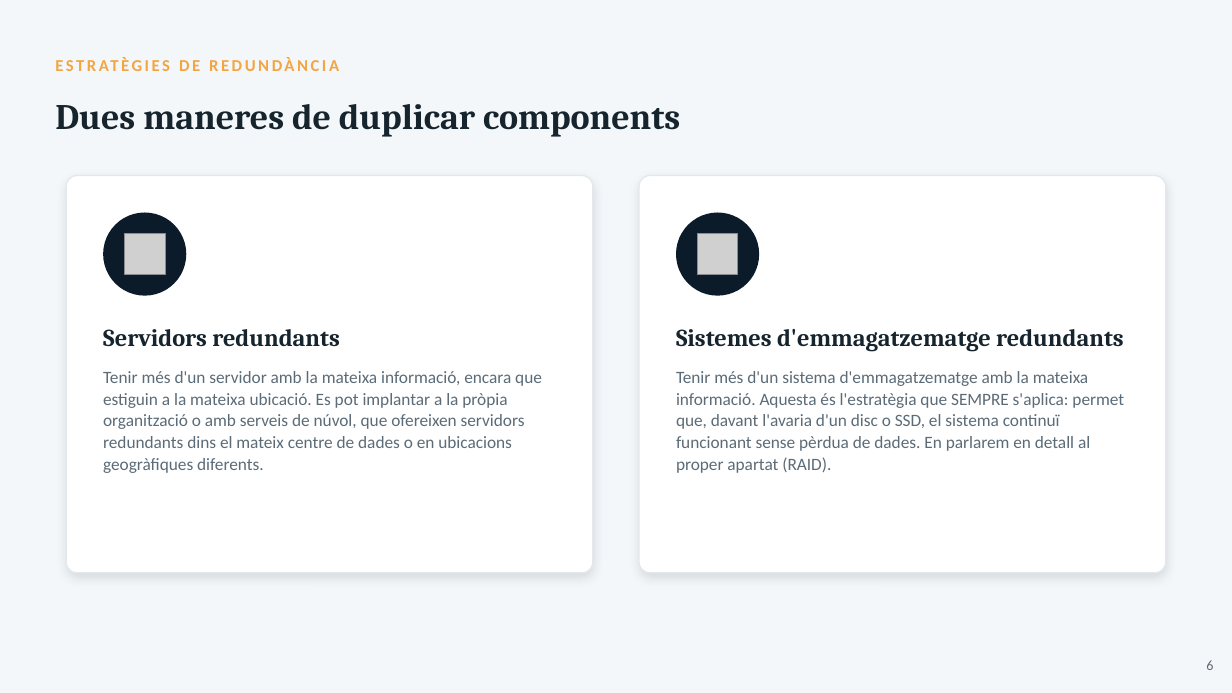
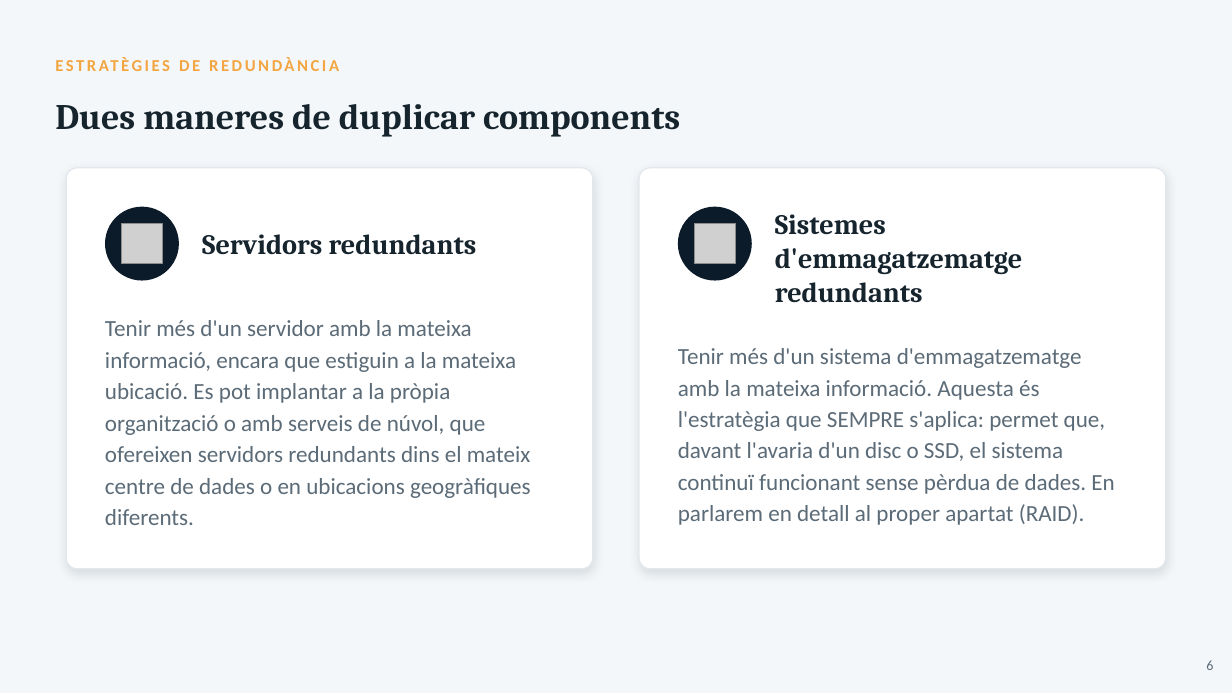
Before and after one commit to joansanchezescudero/SMX_0226_Seguretat_Informatica, a slide deck: slide 6 of RA2 - Emmagatzematge i copies de seguretat/AA1 - Protegint les dades/RA2_AA1_Protegint_les_dades.pptx. Drawn at 1232x693 pixels with LibreOffice and Linux fonts; fonts in the diff are those of the drawing; grey boxes stand for pictures. Boxes give left, top, right and bottom in pixels: in the first picture for what was removed or moved away, otherwise in the second. Text is boxed around its words. In the diff, an @@ line names an element or a change of style, - is before the commit and + after.

```diff
--- a/RA2 - Emmagatzematge i copies de seguretat/AA1 - Protegint les dades/RA2_AA1_Protegint_les_dades.pptx
+++ b/RA2 - Emmagatzematge i copies de seguretat/AA1 - Protegint les dades/RA2_AA1_Protegint_les_dades.pptx
@@ rounded rectangle: place and size @@
-rounded rectangle at <box>67,176,593,573</box>
+rounded rectangle at <box>67,168,593,569</box>
@@ rounded rectangle: place and size @@
-rounded rectangle at <box>640,176,1166,573</box>
+rounded rectangle at <box>640,168,1166,569</box>
@@ ellipse: place and size @@
-ellipse at <box>104,213,187,296</box>
+ellipse at <box>105,207,179,281</box>
@@ ellipse: place and size @@
-ellipse at <box>677,213,760,296</box>
+ellipse at <box>678,207,752,281</box>
@@ text "Sistemes d'emmagatzematge redundants": place and size @@
-text "Sistemes d'emmagatzematge redundants" at <box>676,329,1124,352</box>
+text "Sistemes d'emmagatzematge redundants" at <box>775,214,1023,303</box>
@@ text "Sistemes d'emmagatzematge redundants" at <box>775,214,1023,303</box>: size 19 to 22 pt @@
@@ picture: place and size @@
-picture at <box>125,234,165,274</box>
+picture at <box>122,224,163,264</box>
@@ text "Servidors redundants" at <box>202,234,477,255</box>: size 19 to 22 pt @@
@@ text "Servidors redundants": place and size @@
-text "Servidors redundants" at <box>103,329,340,346</box>
+text "Servidors redundants" at <box>202,234,477,255</box>
@@ picture: place and size @@
-picture at <box>698,234,738,274</box>
+picture at <box>695,224,736,264</box>
@@ text "Tenir més d'un servidor amb ..." at <box>105,320,531,525</box>: size 13.5 to 18 pt; line spacing 17pt to 24.5pt @@
@@ text "Tenir més d'un servidor amb ...": place and size @@
-text "Tenir més d'un servidor amb ..." at <box>103,371,542,473</box>
+text "Tenir més d'un servidor amb ..." at <box>105,320,531,525</box>
@@ text "Tenir més d'un sistema d'emmagatzematge ...": place and size @@
-text "Tenir més d'un sistema d'emmagatzematge ..." at <box>676,371,1124,473</box>
+text "Tenir més d'un sistema d'emmagatzematge ..." at <box>678,348,1114,525</box>
@@ text "Tenir més d'un sistema d'emmagatzematge ..." at <box>678,348,1114,525</box>: size 13.5 to 18 pt; line spacing 17pt to 24.5pt @@
```
Also in this commit, not shown: 12 other slides changed, 1 other file.
